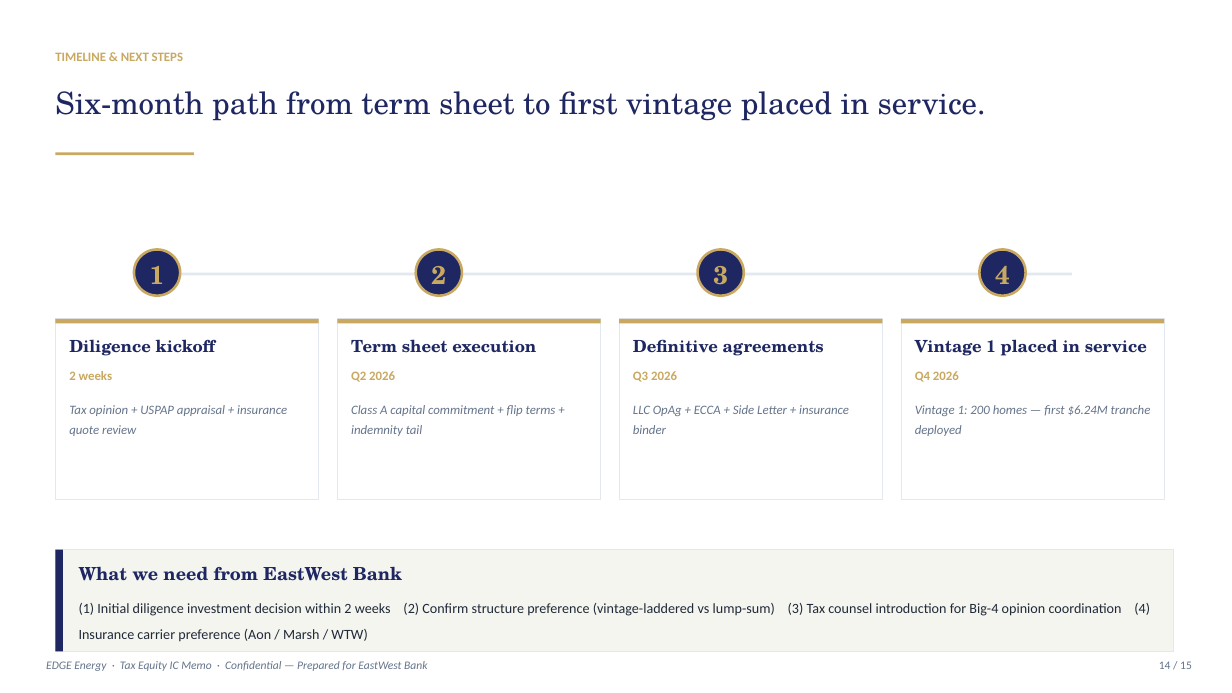
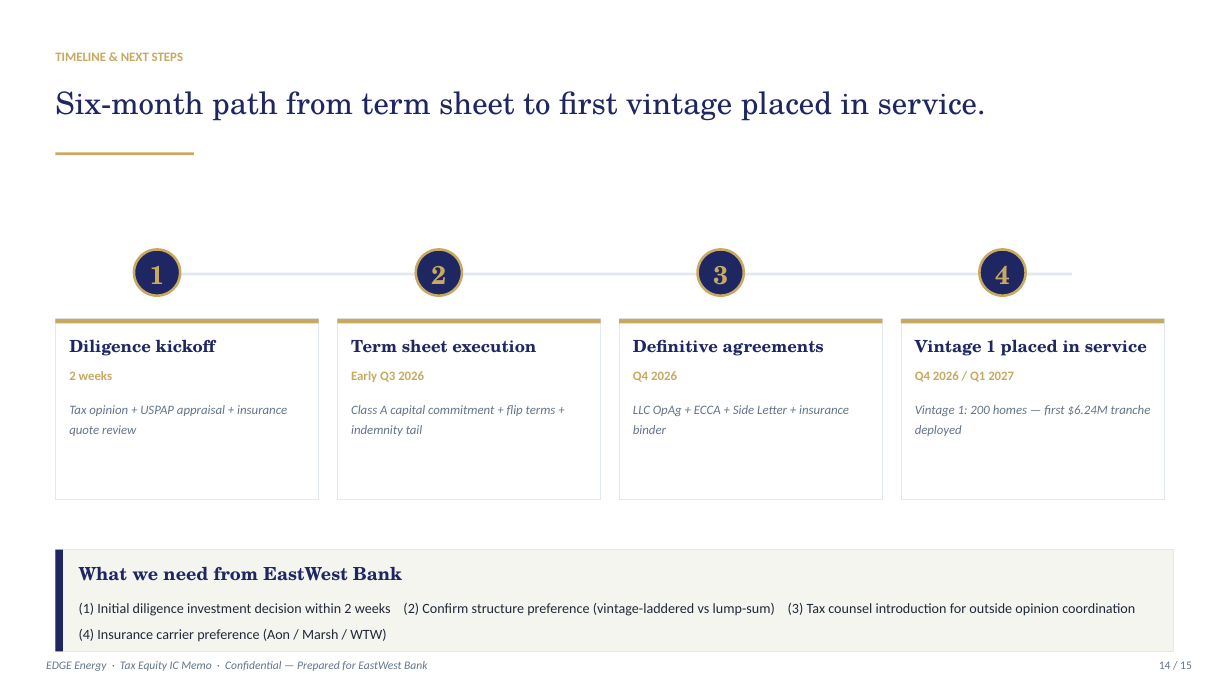
Before and after one commit to allurecg/Financial-Model, a slide deck: slide 14 of EDGE-EastWest-Bank-TaxEquity-IC-Memo.pptx. Drawn at 1232x693 pixels with LibreOffice and Linux fonts; fonts in the diff are those of the drawing. Boxes give left, top, right and bottom in pixels: in the first picture for what was removed or moved away, otherwise in the second. Text is boxed around its words. In the diff, an @@ line names an element or a change of style, - is before the commit and + after.

```diff
--- a/EDGE-EastWest-Bank-TaxEquity-IC-Memo.pptx
+++ b/EDGE-EastWest-Bank-TaxEquity-IC-Memo.pptx
@@ text at bbox=[351, 371, 424, 382]: text changed @@
-Q2 2026
+Early Q3 2026
@@ text at bbox=[633, 371, 677, 382]: text changed @@
-Q3 2026
+Q4 2026
@@ text at bbox=[915, 371, 1014, 382]: text changed @@
-Q4 2026
+Q4 2026 / Q1 2027
@@ text at bbox=[79, 603, 1135, 642]: text changed @@
-(1) Initial diligence investment decision within 2 weeks (2) Confirm structure preference (vintage-laddered vs lump-sum) (3) Tax counsel introduction for Big-4 opinion coordination (4) Insurance carrier preference (Aon / Marsh / WTW)
+(1) Initial diligence investment decision within 2 weeks (2) Confirm structure preference (vintage-laddered vs lump-sum) (3) Tax counsel introduction for outside opinion coordination (4) Insurance carrier preference (Aon / Marsh / WTW)
```
Also in this commit, not shown: 4 other slides changed, 1 other file.
